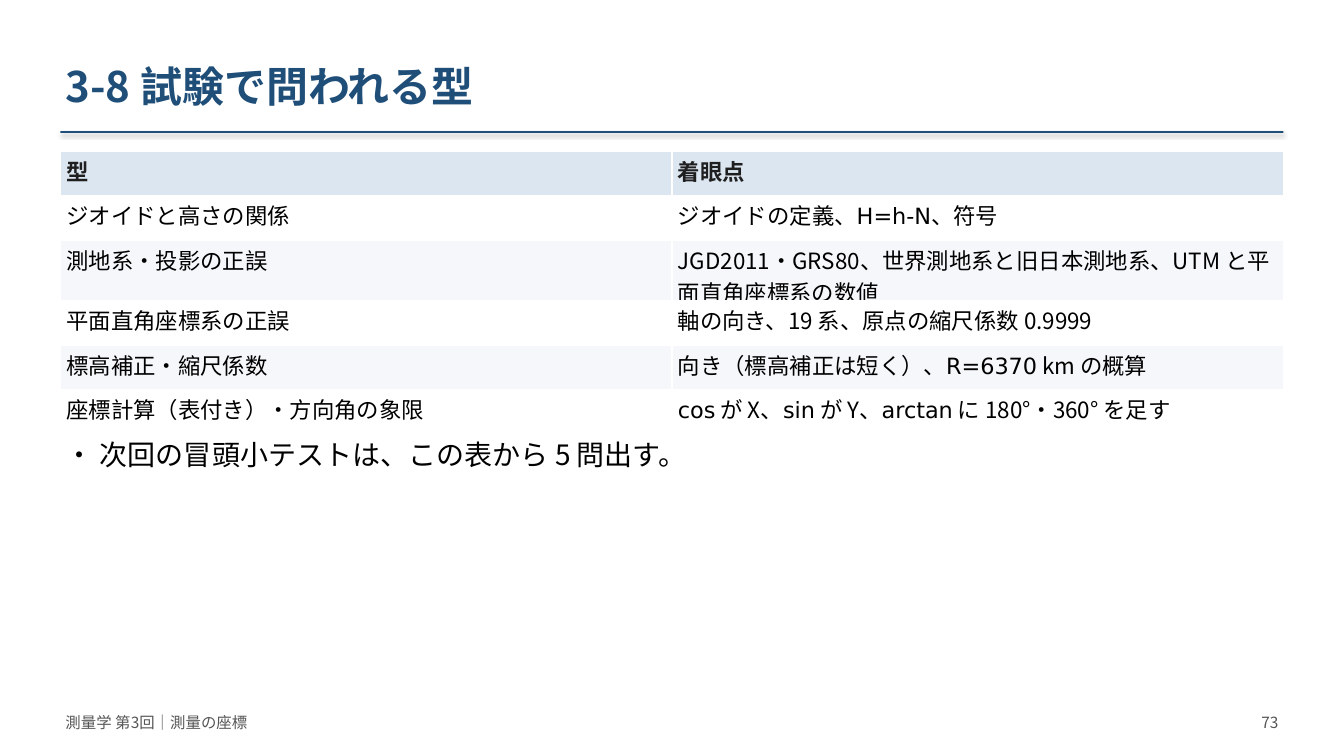
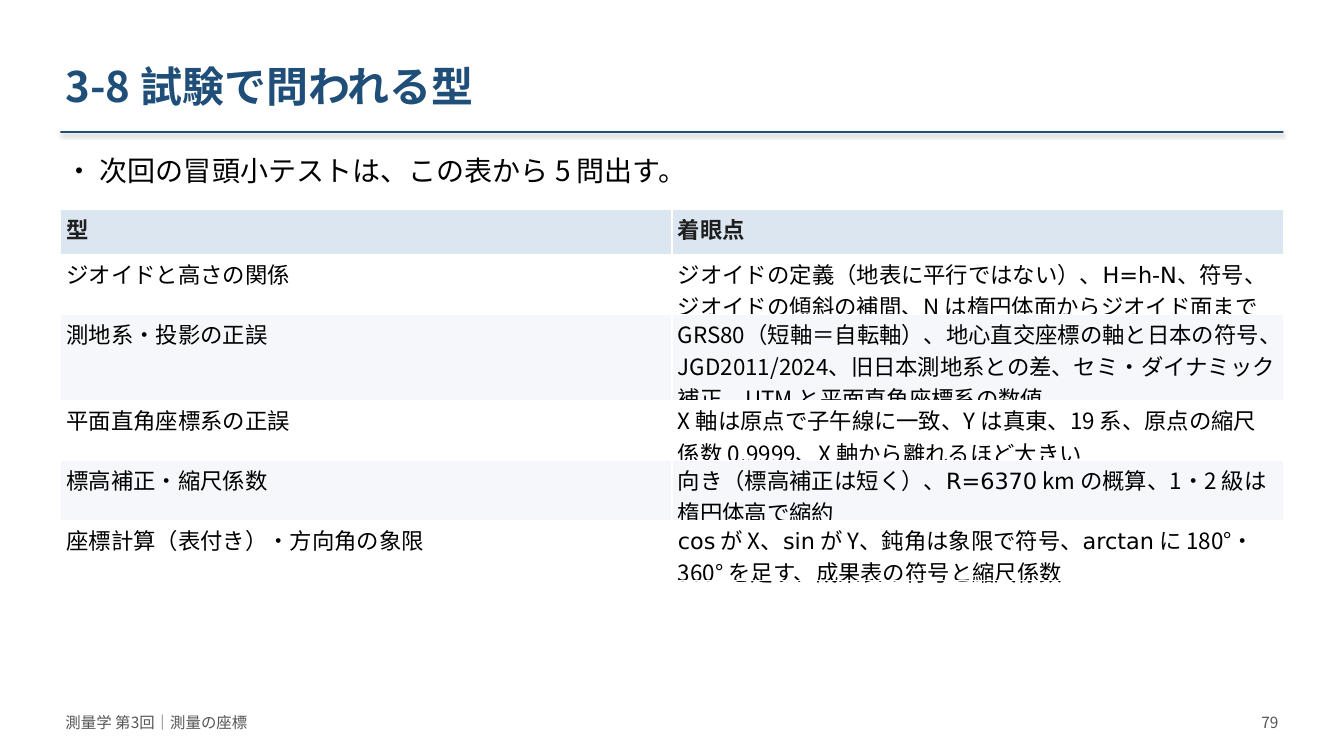
Before and after one commit to NN3210/Lecture, a slide deck: slide 79 of Surveying/materials/slides/第03回_測量の座標/slides.pptx (slide 73 before the commit). Drawn at 1344x756 pixels with LibreOffice and Linux fonts; fonts in the diff are those of the drawing. Boxes give left, top, right and bottom in pixels: in the first picture for what was removed or moved away, otherwise in the second. Text is boxed around its words. In the diff, an @@ line names an element or a change of style, - is before the commit and + after.

```diff
--- a/Surveying/materials/slides/第03回_測量の座標/slides.pptx
+++ b/Surveying/materials/slides/第03回_測量の座標/slides.pptx
@@ text "• 次回の冒頭小テストは、この表から 5 問出す。": place and size @@
-text "• 次回の冒頭小テストは、この表から 5 問出す。" at [100, 441, 686, 468]
+text "• 次回の冒頭小テストは、この表から 5 問出す。" at [100, 157, 686, 184]
@@ table at [60, 210, 1285, 587] @@
-row 2, column 2: ジオイドの定義、H=h-N、符号
+row 2, column 2: ジオイドの定義（地表に平行ではない）、H=h-N、符号、ジオイドの傾斜の補間、N は楕円体面からジオイド面まで
-row 3, column 2: JGD2011・GRS80、世界測地系と旧日本測地系、UTM と平面直角座標系の数値
+row 3, column 2: GRS80（短軸＝自転軸）、地心直交座標の軸と日本の符号、JGD2011/2024、旧日本測地系との差、セミ・ダイナミック補正、UTM と平面直角座標系の数値
-row 4, column 2: 軸の向き、19 系、原点の縮尺係数 0.9999
+row 4, column 2: X 軸は原点で子午線に一致、Y は真東、19 系、原点の縮尺係数 0.9999、X 軸から離れるほど大きい
-row 5, column 2: 向き（標高補正は短く）、R=6370 km の概算
+row 5, column 2: 向き（標高補正は短く）、R=6370 km の概算、1・2 級は楕円体高で縮約
-row 6, column 2: cos が X、sin が Y、arctan に 180°・360° を足す
+row 6, column 2: cos が X、sin が Y、鈍角は象限で符号、arctan に 180°・360° を足す、成果表の符号と縮尺係数
@@ table: place and size @@
-table at [60, 151, 1285, 424]
+table at [60, 210, 1285, 587]
@@ text at [1261, 716, 1278, 728]: text changed @@
-73
+79
```
Also in this commit, not shown: 60 other slides changed, 6 slides added, 5 other files.
